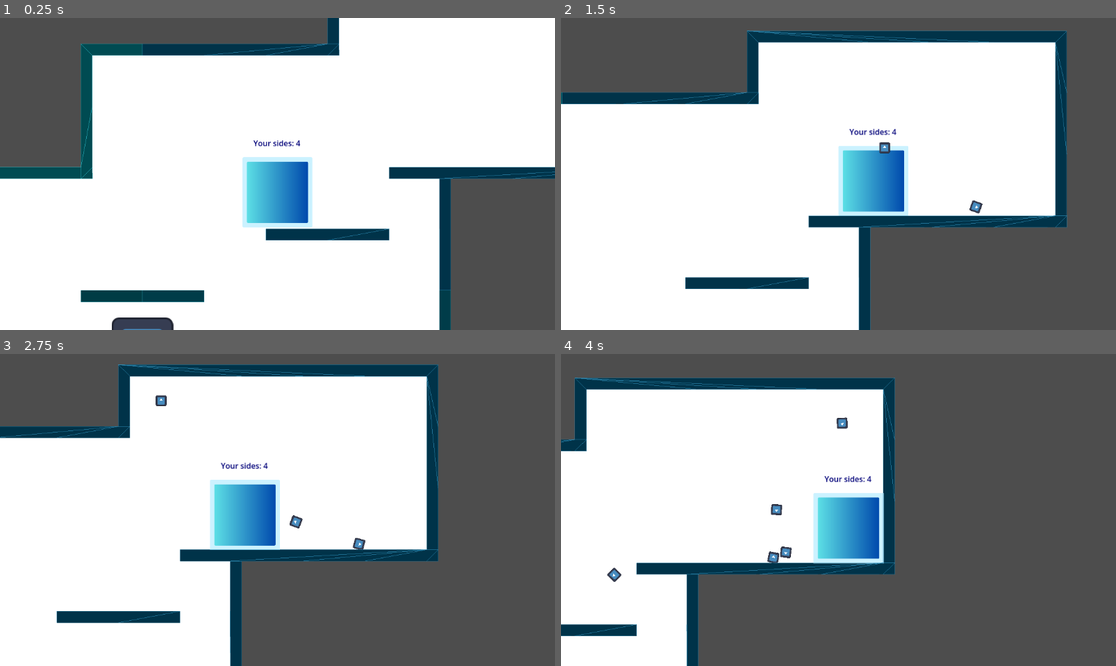
Above: before the commit, frames 1-4 (two rows, left to right).
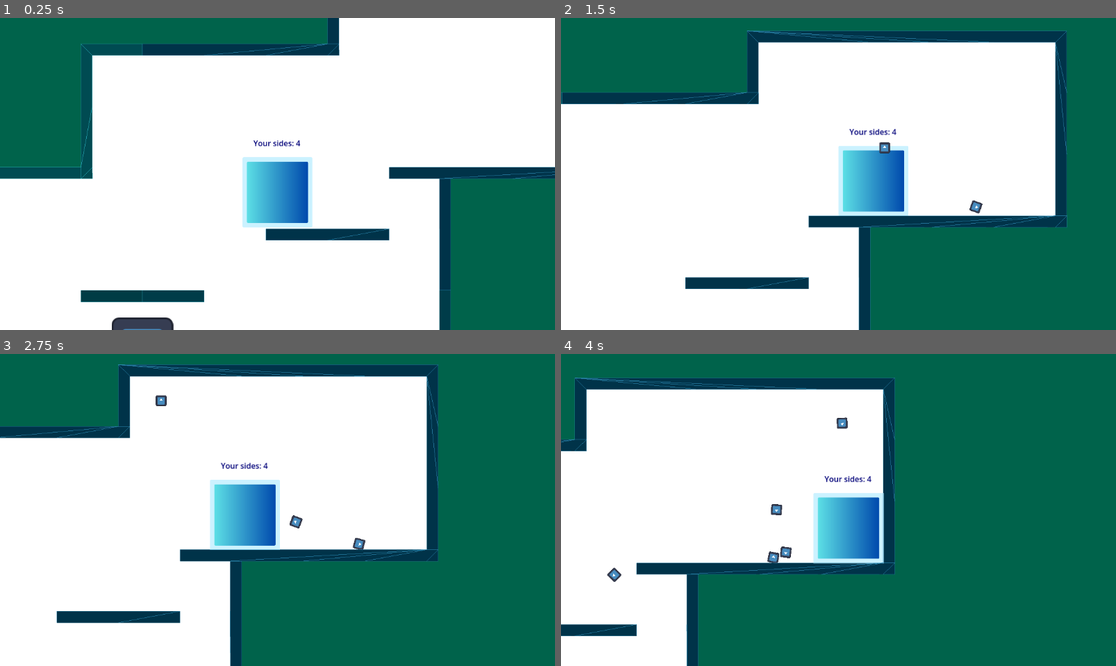
Above: after the commit, the same moments.

Repository: Eldragon126/Shapes
Game: Godot game, scene res://main_scene.tscn
Two runs of this game, one before a commit and one after it. Both use one fixed random seed, a clock stepped at 60 frames per second and the inputs below. The engine's default icon, where the game draws it, is replaced by a stand-in: a white triangle on a blue panel in a dark square.
Inputs (mouse positions are in pixels of both pictures, inside the frame that each line leads up to):
- Up to frame 1 (0.25 s): no input
- Up to frame 2 (1.5 s): move the mouse to (960, 158) at 0.52 s; hold Right (ui_right) from 0.53 s (still down); click (960, 158) at 0.6 s; tap Space (jump) at 0.77 s; move the mouse to (727, 189) at 1.27 s; click (727, 189) at 1.35 s
- Up to frame 3 (2.75 s): tap Space (jump) at 1.52 s; move the mouse to (333, 441) at 2.02 s; release Right (ui_right) at 2.03 s; hold Left (ui_left) from 2.03 s (still down); click (333, 441) at 2.1 s
- Up to frame 4 (4 s): move the mouse to (810, 572) at 2.77 s; release Left (ui_left) at 2.78 s; hold Right (ui_right) from 2.78 s (still down); click (810, 572) at 2.85 s; tap Space (jump) at 3.02, 3.77 s; move the mouse to (1005, 556) at 3.52 s; click (1005, 556) at 3.6 s

The runs differ from the first frame. In frame 1, 20% of the frame differs, in the area x 0-100%, y 0-100%; in frame 2, 31%; in frame 3, 40%; in frame 4, 55%.

Commit message:
Made a title Screen
POLY-GONE!

Diff:
--- /dev/null
+++ b/nodes/title_screen.tscn
@@ -0,0 +1,175 @@
+[gd_scene load_steps=8 format=3 uid="uid://bptb2bnr0r4t8"]
+
+[ext_resource type="FontFile" uid="uid://ye10sod4od46" path="res://assets/Fonts/LOT.otf" id="1_ej4rx"]
+[ext_resource type="FontFile" uid="uid://cye53no5kwfb5" path="res://assets/Fonts/Fragile Bombers Down.otf" id="2_0ewjg"]
+[ext_resource type="Texture2D" uid="uid://bbljlgvam47q" path="res://assets/Player/Triangle.png" id="2_yykhi"]
+
+[sub_resource type="Theme" id="Theme_yykhi"]
+default_font = ExtResource("1_ej4rx")
+
+[sub_resource type="Animation" id="Animation_ej4rx"]
+resource_name = "ColorChangeTitle"
+length = 10.0
+loop_mode = 2
+tracks/0/type = "value"
+tracks/0/imported = false
+tracks/0/enabled = true
+tracks/0/path = NodePath("AnimationPlayer/Title/RichTextLabel2:theme_override_colors/default_color")
+tracks/0/interp = 1
+tracks/0/loop_wrap = true
+tracks/0/keys = {
+"times": PackedFloat32Array(0, 10),
+"transitions": PackedFloat32Array(1, 1),
+"update": 0,
+"values": [Color(3.0418634e-05, 0.3423063, 0.9480737, 1), Color(0, 0.7058824, 0.69803923, 1)]
+}
+tracks/1/type = "value"
+tracks/1/imported = false
+tracks/1/enabled = true
+tracks/1/path = NodePath("AnimationPlayer/Title/RichTextLabel:rotation")
+tracks/1/interp = 1
+tracks/1/loop_wrap = true
+tracks/1/keys = {
+"times": PackedFloat32Array(0, 10),
+"transitions": PackedFloat32Array(1, 1),
+"update": 0,
+"values": [-0.08726646, 0.08726646]
+}
+tracks/2/type = "value"
+tracks/2/imported = false
+tracks/2/enabled = true
+tracks/2/path = NodePath("AnimationPlayer/Story:theme_override_colors/default_color")
+tracks/2/interp = 1
+tracks/2/loop_wrap = true
+tracks/2/keys = {
+"times": PackedFloat32Array(0, 4.96, 10),
+"transitions": PackedFloat32Array(1, 1, 1),
+"update": 0,
+"values": [Color(0, 1, 1, 1), Color(0.9050159, 0.25844064, 0.8600147, 1), Color(2.0214916e-06, 0.6462018, 0.8231237, 1)]
+}
+tracks/3/type = "value"
+tracks/3/imported = false
+tracks/3/enabled = true
+tracks/3/path = NodePath("AnimationPlayer/Triangle:rotation")
+tracks/3/interp = 1
+tracks/3/loop_wrap = true
+tracks/3/keys = {
+"times": PackedFloat32Array(),
+"transitions": PackedFloat32Array(),
+"update": 0,
+"values": []
+}
+
+[sub_resource type="Animation" id="Animation_0ewjg"]
+length = 0.001
+tracks/0/type = "value"
+tracks/0/imported = false
+tracks/0/enabled = true
+tracks/0/path = NodePath("AnimationPlayer/Title/RichTextLabel2:theme_override_colors/default_color")
+tracks/0/interp = 1
+tracks/0/loop_wrap = true
+tracks/0/keys = {
+"times": PackedFloat32Array(0),
+"transitions": PackedFloat32Array(1),
+"update": 0,
+"values": [Color(0, 0.1764706, 0.5294118, 1)]
+}
+tracks/1/type = "value"
+tracks/1/imported = false
+tracks/1/enabled = true
+tracks/1/path = NodePath("AnimationPlayer/Title/RichTextLabel:rotation")
+tracks/1/interp = 1
+tracks/1/loop_wrap = true
+tracks/1/keys = {
+"times": PackedFloat32Array(0),
+"transitions": PackedFloat32Array(1),
+"update": 0,
+"values": [0.0]
+}
+tracks/2/type = "value"
+tracks/2/imported = false
+tracks/2/enabled = true
+tracks/2/path = NodePath("AnimationPlayer/Story:theme_override_colors/default_color")
+tracks/2/interp = 1
+tracks/2/loop_wrap = true
+tracks/2/keys = {
+"times": PackedFloat32Array(0),
+"transitions": PackedFloat32Array(1),
+"update": 0,
+"values": [Color(0, 1, 1, 1)]
+}
+
+[sub_resource type="AnimationLibrary" id="AnimationLibrary_yykhi"]
+_data = {
+&"ColorChangeTitle": SubResource("Animation_ej4rx"),
+&"RESET": SubResource("Animation_0ewjg")
+}
+
+[node name="TitleScreen" type="Control"]
+layout_mode = 3
+anchors_preset = 15
+anchor_right = 1.0
+anchor_bottom = 1.0
+grow_horizontal = 2
+grow_vertical = 2
+
+[node name="Start" type="Button" parent="."]
+layout_mode = 0
+offset_left = 336.0
+offset_top = 442.0
+offset_right = 796.0
+offset_bottom = 610.0
+theme = SubResource("Theme_yykhi")
+theme_override_colors/font_color = Color(0.13613647, 0.99999994, 0.95767456, 1)
+theme_override_colors/font_focus_color = Color(0, 0.9490196, 0.9490196, 1)
+theme_override_colors/font_pressed_color = Color(0, 0.19607843, 0.44705883, 1)
+theme_override_colors/font_hover_color = Color(0, 0.74509805, 0.9490196, 1)
+theme_override_colors/font_hover_pressed_color = Color(0, 0.74509805, 0.9490196, 1)
+theme_override_font_sizes/font_size = 70
+text = "Start"
+
+[node name="AnimationPlayer" type="AnimationPlayer" parent="."]
+libraries = {
+&"": SubResource("AnimationLibrary_yykhi")
+}
+autoplay = "ColorChangeTitle"
+
+[node name="Triangle" type="Sprite2D" parent="AnimationPlayer"]
+position = Vector2(1066, 578)
+scale = Vector2(0.25, 0.25)
+texture = ExtResource("2_yykhi")
+offset = Vector2(8, -68)
+
+[node name="Story" type="RichTextLabel" parent="AnimationPlayer"]
+offset_left = 281.0
+offset_top = 334.0
+offset_right = 871.0
+offset_bottom = 406.0
+theme_override_colors/default_color = Color(0, 1, 1, 1)
+theme_override_fonts/normal_font = ExtResource("2_0ewjg")
+theme_override_font_sizes/normal_font_size = 50
+text = "FIND POLY THE BELOVED POLYGON!"
+
+[node name="Title" type="Node2D" parent="AnimationPlayer"]
+
+[node name="RichTextLabel" type="RichTextLabel" parent="AnimationPlayer/Title"]
+offset_left = 39.188732
+offset_top = 89.163635
+offset_right = 1133.1887
+offset_bottom = 335.16367
+pivot_offset = Vector2(512.12213, 146.18576)
+theme_override_colors/default_color = Color(0, 1, 1, 1)
+theme_override_fonts/normal_font = ExtResource("1_ej4rx")
+theme_override_font_sizes/normal_font_size = 180
+text = "POLY-GONE"
+
+[node name="RichTextLabel2" type="RichTextLabel" parent="AnimationPlayer/Title"]
+offset_left = 39.0
+offset_top = 90.0
+offset_right = 1257.0
+offset_bottom = 368.0
+pivot_offset = Vector2(512, 144)
+theme_override_colors/default_color = Color(0, 0.1764706, 0.5294118, 1)
+theme_override_fonts/normal_font = ExtResource("1_ej4rx")
+theme_override_font_sizes/normal_font_size = 180
+text = "POLY-GONE"
--- a/project.godot
+++ b/project.godot
@@ -13,6 +13,7 @@
 config/name="Shapes Metroidvania Game Jam Entry"
 run/main_scene="uid://cqndh7c57b4by"
 config/features=PackedStringArray("4.5", "Forward Plus")
+boot_splash/image="uid://l2m61hxhpvr1"
 config/icon="res://icon.svg"
 
 [input]
@@ -59,3 +60,7 @@
 "events": [Object(InputEventMouseButton,"resource_local_to_scene":false,"resource_name":"","device":-1,"window_id":0,"a …(253 unchanged characters)…
 ]
 }
+
+[rendering]
+
+environment/defaults/default_clear_color=Color(0, 0.39029768, 0.2944654, 1)
Binary file added: assets/BouncyBall.png
Not shown, added: assets/BouncyBall.png.import
Binary file added: assets/Fonts/Fragile Bombers Attack.otf
Not shown, added: assets/Fonts/Fragile Bombers Attack.otf.import
Binary file added: assets/Fonts/Fragile Bombers Down.otf
Not shown, added: assets/Fonts/Fragile Bombers Down.otf.import
Binary file added: assets/Fonts/Fragile Bombers.otf
Not shown, added: assets/Fonts/Fragile Bombers.otf.import
Binary file added: assets/Fonts/LOT.otf
Not shown, added: assets/Fonts/LOT.otf.import
Not shown, added: assets/Fonts/license.txt
Not shown, added: assets/Fonts/EULA Free Font License Ver. 2.0.pdf
